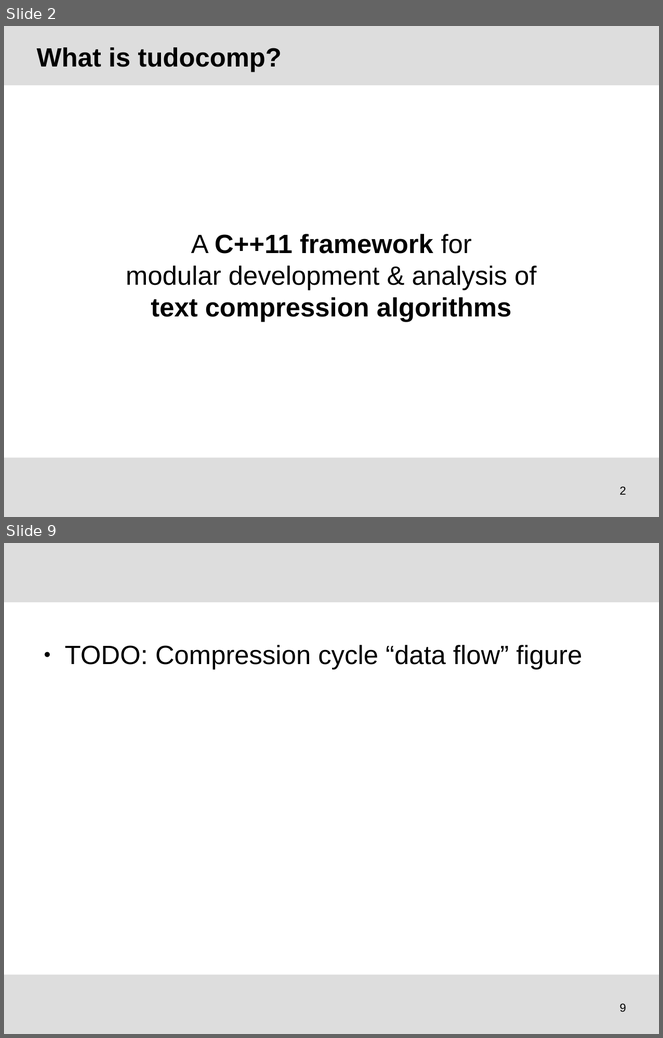
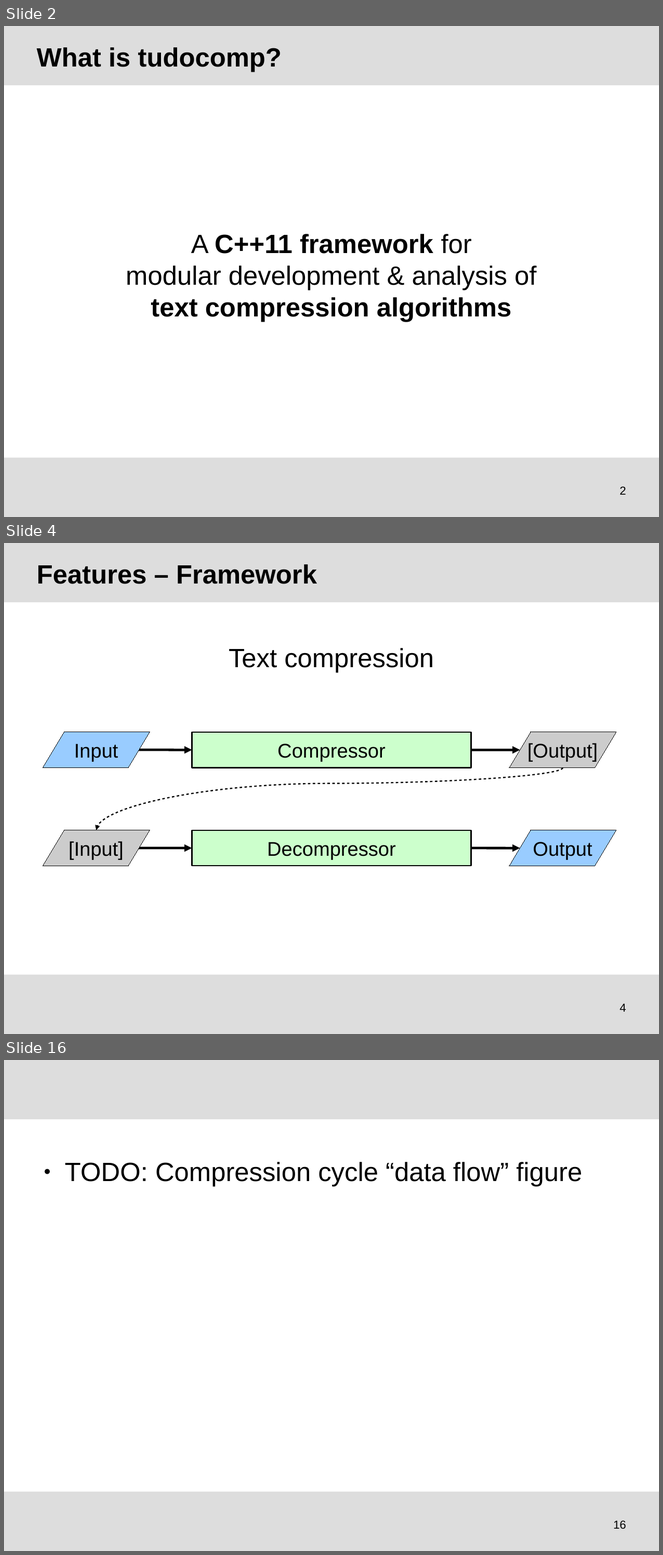
Before and after one commit to tudocomp/tudocomp, a slide deck: etc/presentation.odp. Shown one above the other, each under a label of ours: slides 2 and 9 before the commit, slides 2, 4 and 16 after it; the slides between them are not shown. The pictures are 663x1038 and 663x1555 pixels, drawn with LibreOffice and Linux fonts; fonts in the diff are those of the drawing; background and template pictures are left out. Boxes give left, top, right and bottom in pixels: in the first picture for what was removed or moved away, otherwise in the second. Text is boxed around its words. In the diff, an @@ line names an element or a change of style, - is before the commit and + after.

```diff
--- a/etc/presentation.odp
+++ b/etc/presentation.odp
@@ slide 4 added at [4, 543, 659, 1034], background #FFFFFF; not listed: 2 template elements that a slide beside it also shows @@
@@ title added at [37, 564, 317, 584], 32 pt, text #000000, bold @@
+Features – Framework
@@ text added at [229, 648, 434, 673], 32 pt, text #000000 @@
+Text compression
@@ flow chart input output added at [42, 732, 150, 768], fill #99CCFF, outline #000000 0 pt, 24 pt, text #000000 @@
+Input
@@ rectangle added at [192, 732, 471, 768], fill #CCFFCC, outline #000000 1.5 pt, 24 pt, text #000000 @@
+Compressor
@@ flow chart input output added at [509, 732, 617, 768], fill #CCCCCC, outline #000000 0 pt, 24 pt, text #000000 @@
+[Output]
@@ arrow added from (139, 750) to (192, 750), #000000 3 pt @@
@@ arrow added from (471, 750) to (520, 750), #000000 3 pt @@
@@ curved arrow added from (563, 768) to (96, 831), #000000 1.5 pt @@
@@ flow chart input output added at [42, 830, 150, 866], fill #CCCCCC, outline #000000 0 pt, 24 pt, text #000000 @@
+[Input]
@@ rectangle added at [192, 831, 471, 866], fill #CCFFCC, outline #000000 1.5 pt, 24 pt, text #000000 @@
+Decompressor
@@ flow chart input output added at [509, 831, 617, 866], fill #99CCFF, outline #000000 0 pt, 24 pt, text #000000 @@
+Output
@@ arrow added from (139, 848) to (192, 849), #000000 3 pt @@
@@ arrow added from (471, 849) to (520, 849), #000000 3 pt @@
@@ page number added at [620, 1004, 626, 1012], 14 pt, text #000000 @@
+4
@@ what was slide 9 is now slide 16 @@
@@ page number at [613, 1521, 626, 1530]: text changed @@
-9
+16
```
Also in this commit, not shown: 6 slides changed, 6 other slides added, 1 slide removed.
